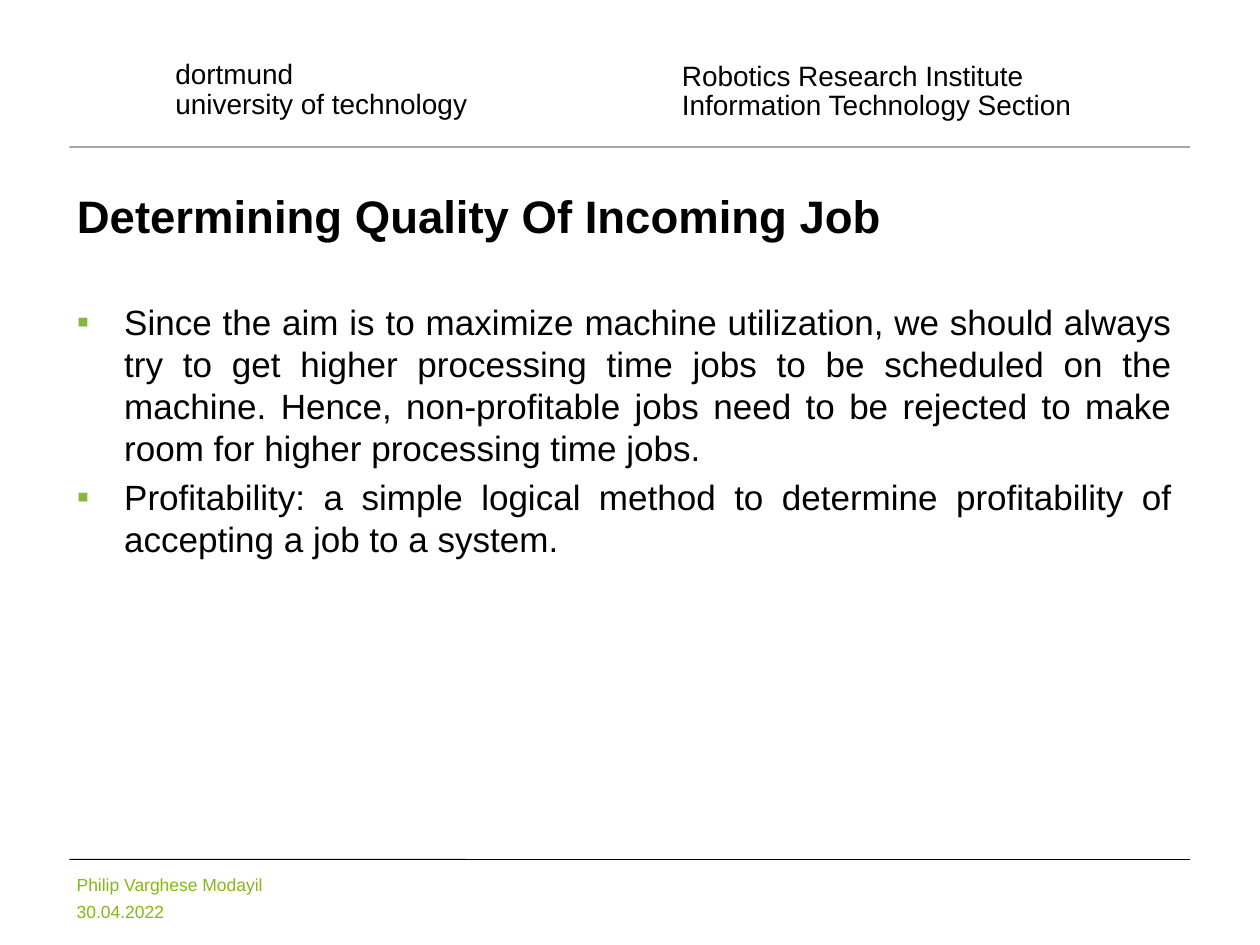
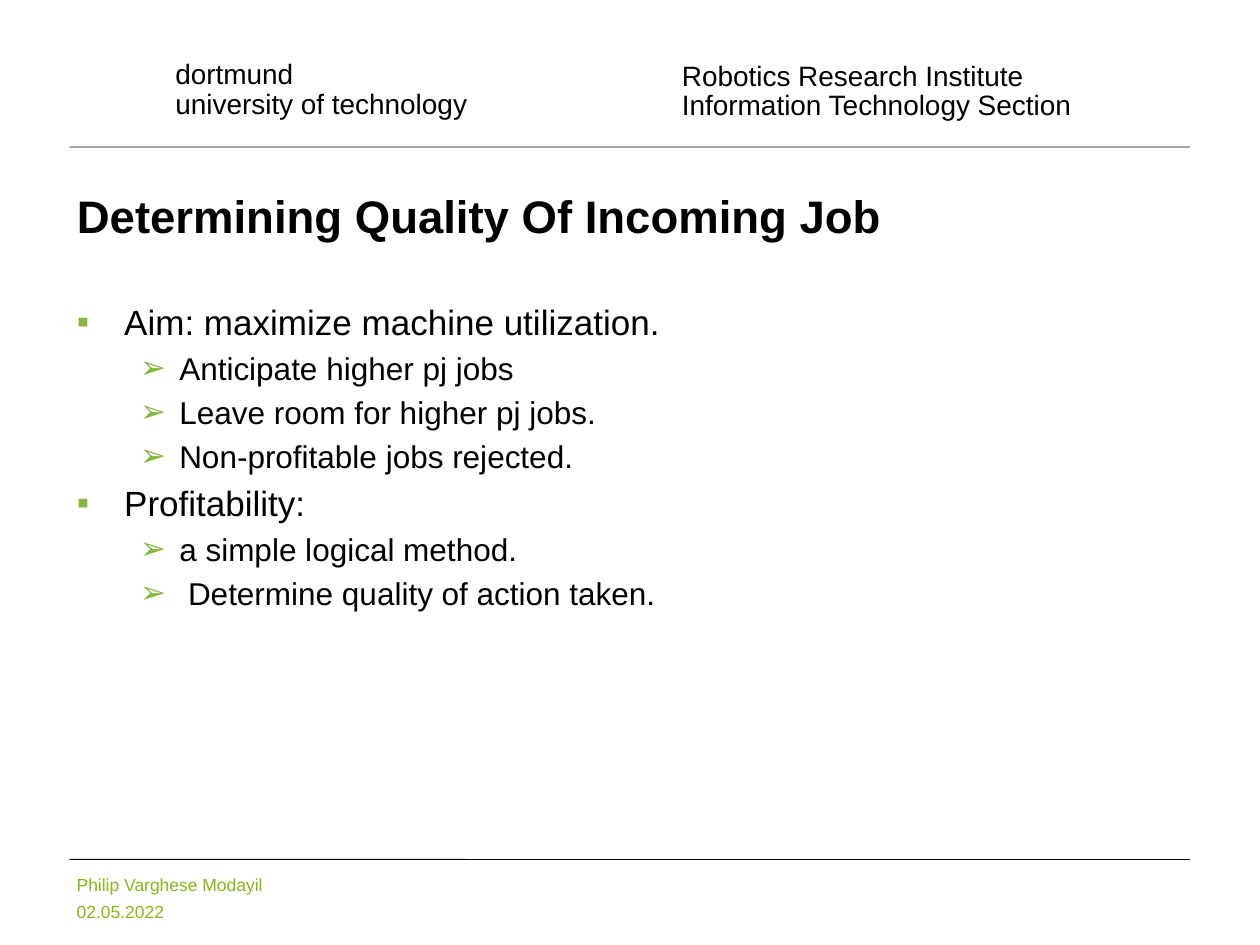
Before and after one commit to pvmodayil/Online-Immediate-Commitment-Job-Scheduling-A-Machine-Learning-Approach, a slide deck: slide 11 of Online Immediate Commitment Job Scheduling A Machine Learning Approach.pptx (slide 10 before the commit). Drawn at 1260x945 pixels with LibreOffice and Linux fonts; fonts in the diff are those of the drawing; background and template pictures are left out. Boxes give left, top, right and bottom in pixels: in the first picture for what was removed or moved away, otherwise in the second. Text is boxed around its words. In the diff, an @@ line names an element or a change of style, - is before the commit and + after.

```diff
--- a/Online Immediate Commitment Job Scheduling A Machine Learning Approach.pptx
+++ b/Online Immediate Commitment Job Scheduling A Machine Learning Approach.pptx
@@ text at (x1=124, y1=309, x2=660, y2=611): text changed; size 20 to 18 pt @@
-▪ Since the aim is to maximize machine utilization, we should always try to get higher processing time jobs to be scheduled on the machine. Hence, non-profitable jobs need to be rejected to make room for higher processing time jobs.
-▪ Profitability: a simple logical method to determine profitability of accepting a job to a system.
+▪ Aim: maximize machine utilization.
+  ➢ Anticipate higher pj jobs
+  ➢ Leave room for higher pj jobs.
+  ➢ Non-profitable jobs rejected.
+▪ Profitability:
+  ➢ a simple logical method.
+  ➢ Determine quality of action taken.
@@ text at (x1=77, y1=905, x2=164, y2=918): text changed @@
-30.04.2022
+02.05.2022
```
Also in this commit, not shown: 23 other slides changed, 10 slides added, 8 slides removed.
